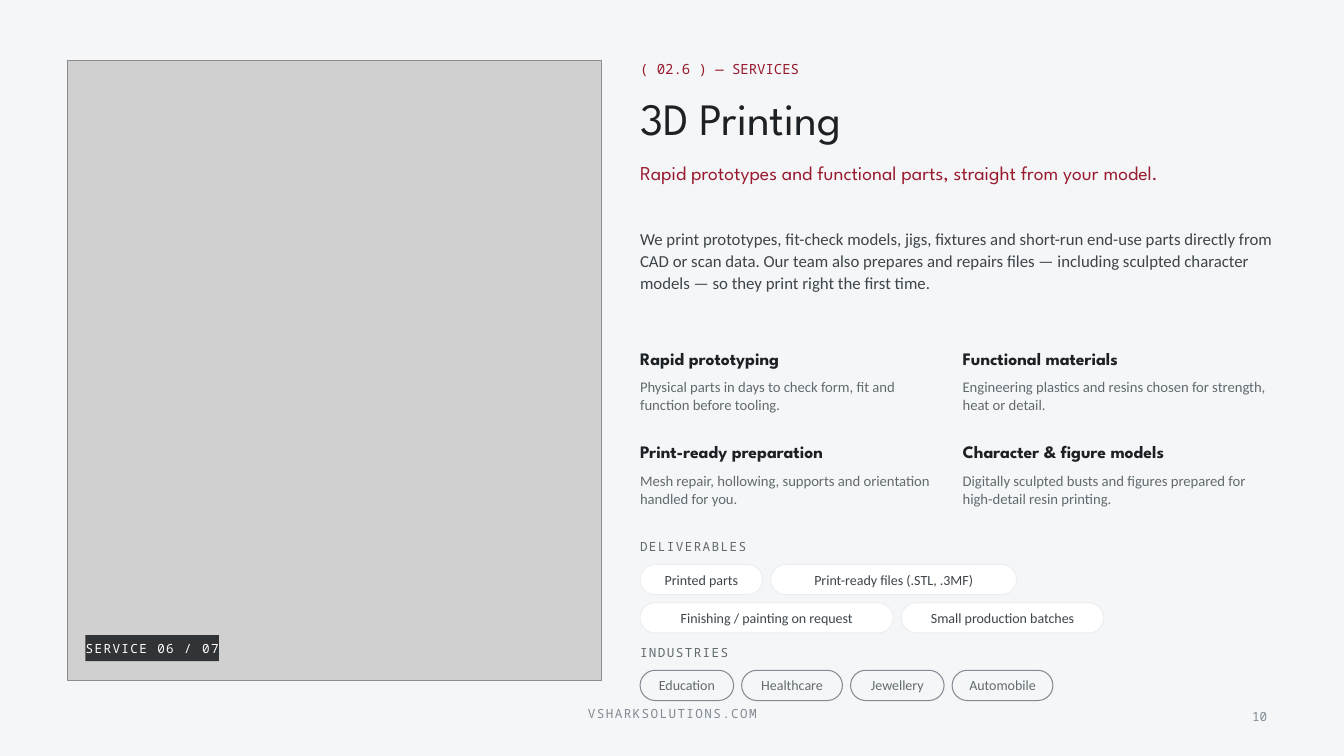
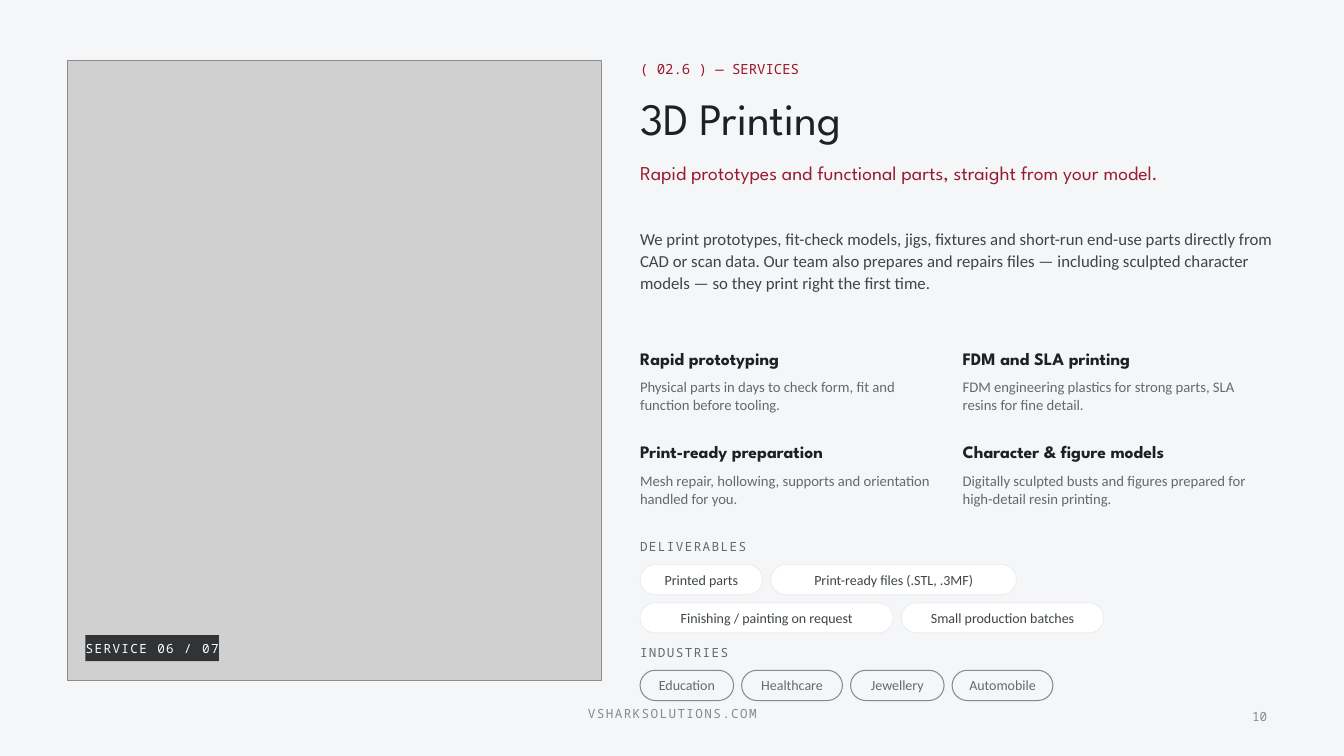
Before and after one commit to vsharkindia/vshark-website, a slide deck: slide 10 of collateral/VShark-Presentation.pptx. Drawn at 1344x756 pixels with LibreOffice and Linux fonts; fonts in the diff are those of the drawing; grey boxes stand for pictures; background and template pictures are left out. Boxes give left, top, right and bottom in pixels: in the first picture for what was removed or moved away, otherwise in the second. Text is boxed around its words. In the diff, an @@ line names an element or a change of style, - is before the commit and + after.

```diff
--- a/collateral/VShark-Presentation.pptx
+++ b/collateral/VShark-Presentation.pptx
@@ text at (963,353,1130,369): text changed @@
-Functional materials
+FDM and SLA printing
@@ text at (963,382,1234,410): text changed @@
-Engineering plastics and resins chosen for strength, heat or detail.
+FDM engineering plastics for strong parts, SLA resins for fine detail.
```
Also in this commit, not shown: 5 other slides changed, 16 other files.
